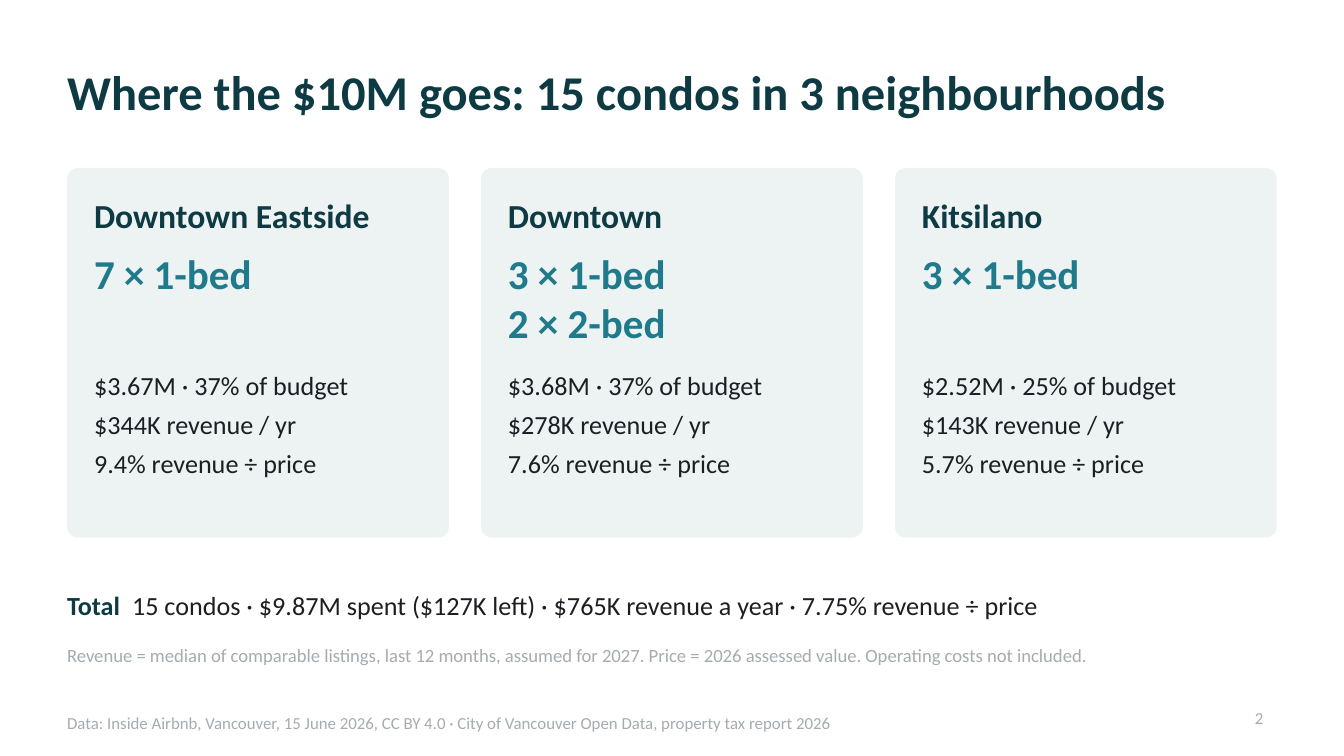
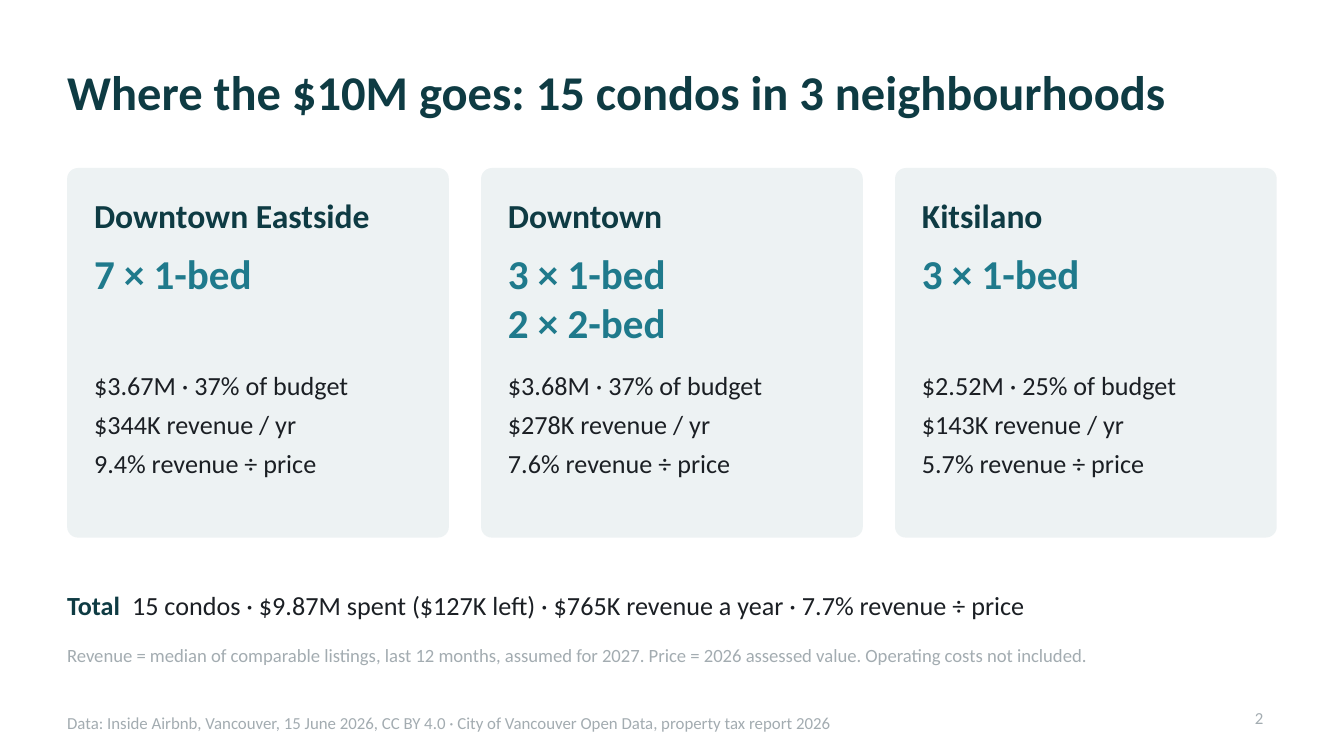
Before and after one commit to 2005yoheiUBC/datajam-2026, a slide deck: slide 2 of analysis/presentation/ddd_pitch_simple.pptx. Drawn at 1344x756 pixels with LibreOffice and Linux fonts; fonts in the diff are those of the drawing. Boxes give left, top, right and bottom in pixels: in the first picture for what was removed or moved away, otherwise in the second. Text is boxed around its words. In the diff, an @@ line names an element or a change of style, - is before the commit and + after.

```diff
--- a/analysis/presentation/ddd_pitch_simple.pptx
+++ b/analysis/presentation/ddd_pitch_simple.pptx
@@ text at bbox=[67, 596, 1024, 620]: text changed @@
-Total 15 condos · $9.87M spent ($127K left) · $765K revenue a year · 7.75% revenue ÷ price
+Total 15 condos · $9.87M spent ($127K left) · $765K revenue a year · 7.7% revenue ÷ price
```
Also in this commit, not shown: 3 other slides changed, 4 slides added, 5 other files.
